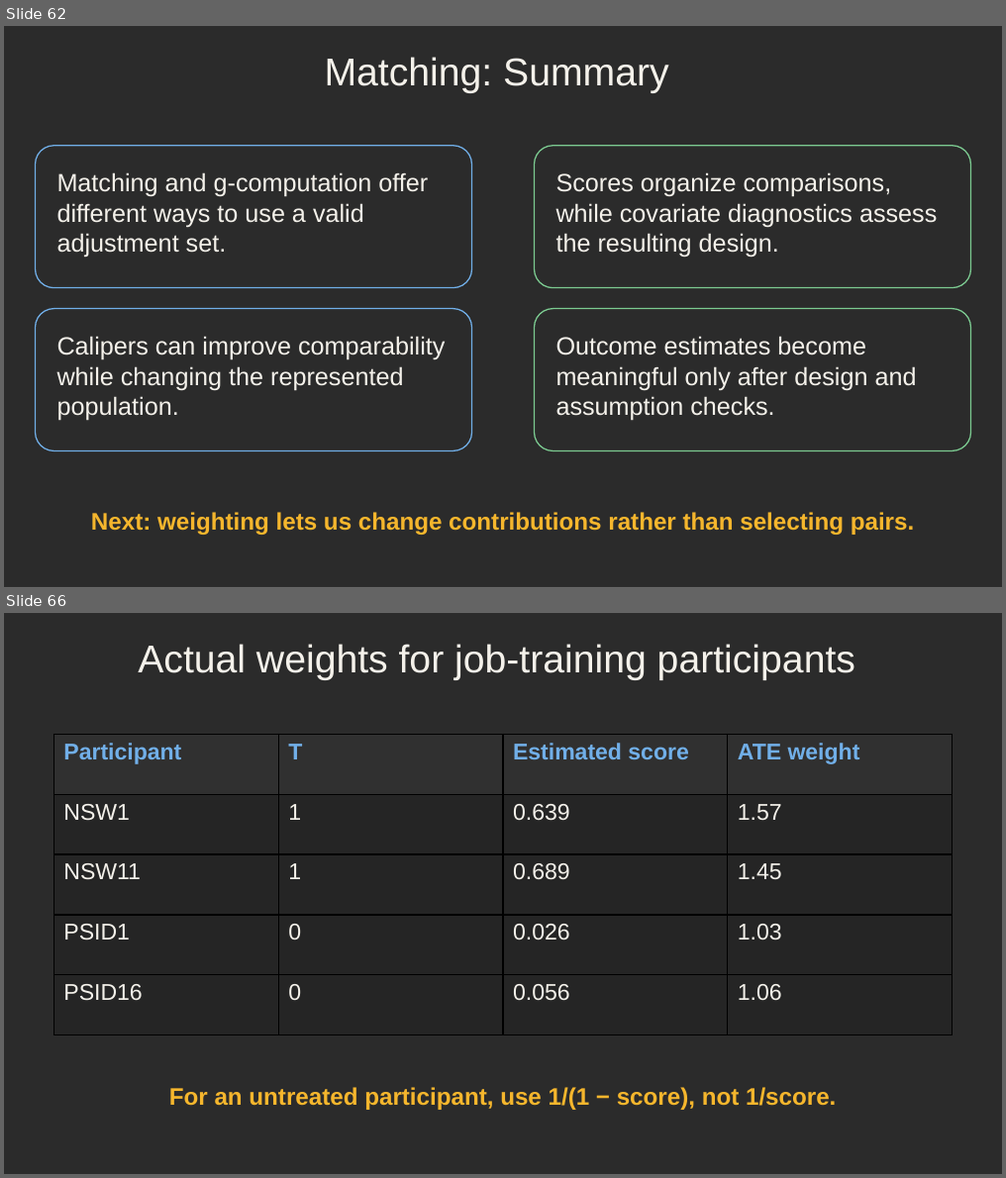
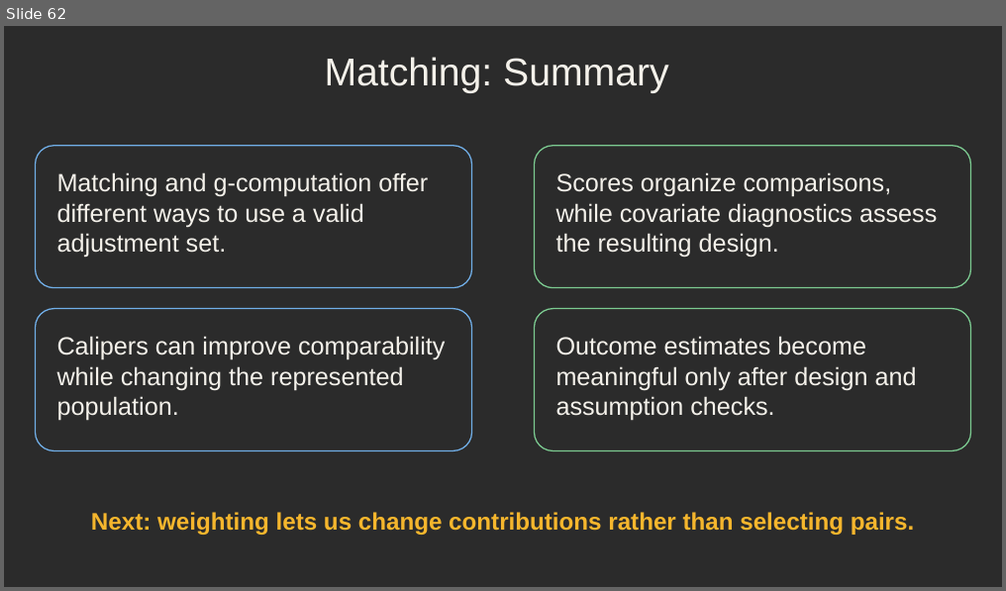
Before and after one commit to djghosh1123/STAT-7900-Causal-Analysis, a slide deck: Lectures/Lecture 6.pptx. Shown one above the other, each under a label of ours: slides 62 and 66 before the commit, slide 62 after it; the slides between them are not shown. The pictures are 1006x1178 and 1006x591 pixels, drawn with LibreOffice and Linux fonts; fonts in the diff are those of the drawing; background and template pictures are left out; a plain dark background stands for a picture behind light text. Boxes give left, top, right and bottom in pixels: in the first picture for what was removed or moved away, otherwise in the second. Text is boxed around its words. In the diff, an @@ line names an element or a change of style, - is before the commit and + after.

```diff
--- a/Lectures/Lecture 6.pptx
+++ b/Lectures/Lecture 6.pptx
@@ slide 66 removed at [4,613,1002,1174], background picture (left out) @@
@@ text removed at [138,644,855,680] @@
-Actual weights for job-training participants
@@ table removed at [54,734,952,1035], 5 rows, 4 columns @@
-Participant | T | Estimated score | ATE weight
-NSW1 | 1 | 0.639 | 1.57
-NSW11 | 1 | 0.689 | 1.45
-PSID1 | 0 | 0.026 | 1.03
-PSID16 | 0 | 0.056 | 1.06
@@ text removed at [169,1087,836,1110] @@
-For an untreated participant, use 1/(1 − score), not 1/score.
```
Also in this commit, not shown: 45 other slides removed, 3 other files.
